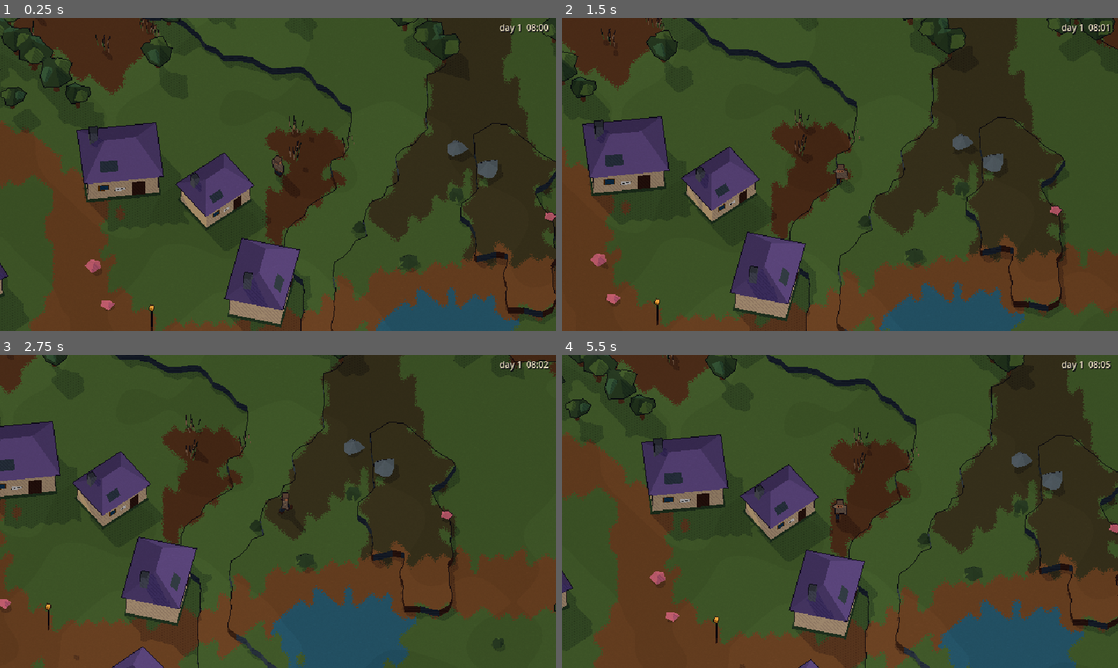
Above: before the commit, frames 1-4 (two rows, left to right).
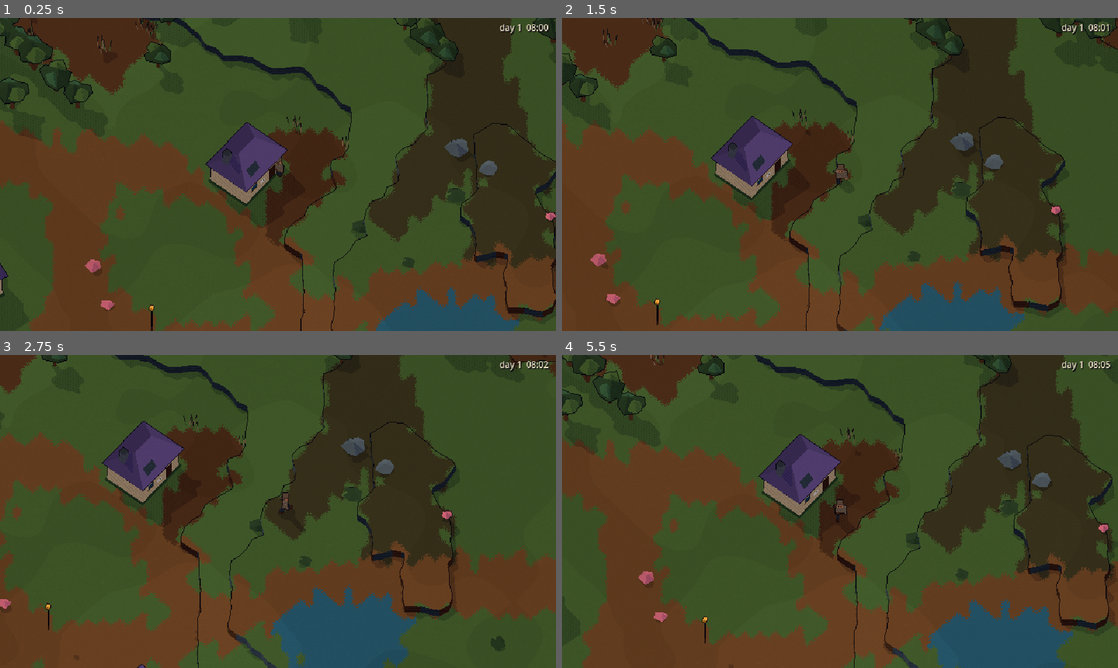
Above: after the commit, the same moments.

Repository: Xaxis/unspent-ortho
Game: Godot game, scene res://src/main.tscn
Two runs of this game, one before a commit and one after it. Both use one fixed random seed, a clock stepped at 60 frames per second and the inputs below.
Inputs:
- Up to frame 1 (0.25 s): no input
- Up to frame 2 (1.5 s): hold D (move_right) 0.53-1.28 s; tap F (lamp) at 0.6 s; hold S (move_down) from 1.28 s (still down); tap Shift (dodge) at 1.35 s
- Up to frame 3 (2.75 s): tap F (lamp) at 1.55, 2.1 s; release S (move_down) at 2.03 s; hold D (move_right) from 2.03 s (still down)
- Up to frame 4 (5.5 s): release D (move_right) at 2.78 s; hold W (move_up) 2.78-3.53 s; tap Space (swing) at 2.85 s; tap F (lamp) at 3.05, 3.6, 4.55, 5.1 s; hold A (move_left) 3.53-5.03 s; tap Shift (dodge) at 4.35 s; hold S (move_down) from 5.03 s (still down)

The runs differ from the first frame. In frame 1, 14% of the frame differs, in the area x 0-100%, y 0-100%; in frame 2, 13%; in frame 3, 11%; in frame 4, 27%.

Commit message:
Put a village in every country and keep them on the island
The mountain countries often got no village, because every site had to be
nearly flat; the Snowfield and a second Moss village now level rough
ground when nothing flatter exists. A village could also land on an islet
or behind a loch where no road reached it. Villages now stand only on the
island, and any village a tree edge failed to join is joined to its
nearest reachable neighbour.

Ecotone islands are warped into tongues instead of round blots, most
islets are low skerries with the odd stack, and the cliff sample stays on
the island. New tests pin threaded determinism at full size, no pits of
sea inside the land, and a coast that is more than grass.

Diff:
--- a/src/core/worldgen/gen_access.gd
+++ b/src/core/worldgen/gen_access.gd
@@ -52,8 +52,8 @@
 	for r in root.size():
 		root[r] = r
 	for e in edges:
-		var ra := _find(root, label[e.x])
-		var rb := _find(root, label[e.y])
+		var ra := find_root(root, label[e.x])
+		var rb := find_root(root, label[e.y])
 		if ra == rb:
 			continue
 		root[ra] = rb
@@ -109,7 +109,7 @@
 	return label
 
 
-static func _find(root: PackedInt32Array, a: int) -> int:
+static func find_root(root: PackedInt32Array, a: int) -> int:
 	while root[a] != a:
 		root[a] = root[root[a]]
 		a = root[a]
--- a/src/core/worldgen/gen_context.gd
+++ b/src/core/worldgen/gen_context.gd
@@ -23,6 +23,8 @@
 ## Tiles inland from the sea (land) or out from the land (sea), smooth.
 var inland: PackedFloat32Array
 var offshore: PackedFloat32Array
+## 1 on land that is not the main island: skerries, stacks, tidal islets.
+var islet: PackedByteArray
 ## Share of land within ~24 tiles: < 0.5 on headlands, > 0.5 in bays.
 var convex: PackedFloat32Array
 var land_rect := Rect2()
--- a/src/core/worldgen/gen_places.gd
+++ b/src/core/worldgen/gen_places.gd
@@ -136,9 +136,9 @@
 	var solid := solid_mask(w)
 	var best := Vector2(-1, -1)
 	var best_rise := 2
-	for y in range(8, w.size - 8, 2):
-		for x in range(8, w.size - 8, 2):
-			if not standable(w, solid, x, y):
+	for y in range(20, w.size - 20, 2):
+		for x in range(20, w.size - 20, 2):
+			if not standable(w, solid, x, y) or not _mainland(w, x, y):
 				continue
 			var i := y * w.size + x
 			var l := w.level[i]
@@ -147,6 +147,16 @@
 				best_rise = rise
 				best = Vector2(x + 0.5, y + 0.5)
 	return best
+
+
+## Mostly land for 20 tiles around: the island, not a stack or a skerry.
+static func _mainland(w: WorldData, x: int, y: int) -> bool:
+	var land := 0
+	for dy in range(-20, 21, 5):
+		for dx in range(-20, 21, 5):
+			if w.level_at(x + dx, y + dy) > 0:
+				land += 1
+	return land >= 45
 
 
 ## The nearest standable tile to p (searching outward), or p itself.
--- a/src/core/worldgen/gen_relief.gd
+++ b/src/core/worldgen/gen_relief.gd
@@ -31,6 +31,7 @@
 	var inland := c.inland
 	var offshore := c.offshore
 	var convex := c.convex
+	var islet := c.islet
 	var elev := PackedFloat32Array()
 	elev.resize(n)
 	c.mark(&"relief.fields")
@@ -75,6 +76,9 @@
 					if d_in < 1.3:
 						headland = 1.0
 					e = lerpf(beach, headland, smoothstep(0.4, 0.62, cl))
+				if islet[i] != 0 and cliffn[i] < 0.25:
+					# Most islets are low skerries; the rest stand as stacks.
+					e = 1.0 + minf(1.6, d_in * 0.35)
 				elev[i] = clampf(e, 1.0, MAX_LEVEL + 0.99)
 	)
 	c.elev = elev
--- a/src/core/worldgen/gen_settle.gd
+++ b/src/core/worldgen/gen_settle.gd
@@ -10,9 +10,9 @@
 ## are graded so every step along them is walkable.
 
 ## Villages wanted per country id (sea, coast, moss, pinewood, snowfield, bonelands, burning).
-const QUOTA: PackedInt32Array = [0, 3, 1, 2, 1, 2, 1]
+const QUOTA: PackedInt32Array = [0, 3, 2, 2, 1, 2, 1]
 const MAX_VILLAGES := 12
-const MIN_VILLAGES := 8
+const MIN_VILLAGES := 10
 const CORE := 9.5
 const APRON := 7.0
 
@@ -63,6 +63,9 @@
 	c.mark(&"settle.blocks")
 	var cands: Array[Vector3] = [] # tile x, tile y, score
 	var relaxed: Array[Vector3] = []
+	# Rough ground is levelled for a village only where nothing better exists
+	# (a mountain country's one outpost).
+	var rough: Array[Vector3] = []
 	for gy in range(1, bw - 1):
 		for gx in range(1, bw - 1):
 			var ks: PackedInt32Array = [(gy - 1) * bw + gx - 1, (gy - 1) * bw + gx, gy * bw + gx - 1, gy * bw + gx]
@@ -77,7 +80,8 @@
 				continue
 			var tx := gx * b
 			var ty := gy * b
-			if w.blend[ty * size + tx] > 0.4:
+			# Villages stand on the island, where a road can reach them.
+			if w.blend[ty * size + tx] > 0.4 or c.islet[ty * size + tx] != 0:
 				continue
 			var near_water := 0.0
 			for dk: Vector2i in [Vector2i(-2, 0), Vector2i(1, 0), Vector2i(0, -2), Vector2i(0, 1)]:
@@ -90,10 +94,13 @@
 				cands.append(Vector3(tx, ty, score + (1.0 if mx == mn else 0.6)))
 			elif mx - mn <= 2:
 				relaxed.append(Vector3(tx, ty, score))
+			elif mx - mn <= 4:
+				rough.append(Vector3(tx, ty, score))
 	var by_score := func(p: Vector3, q: Vector3) -> bool: return p.z > q.z
 	cands.sort_custom(by_score)
 	relaxed.sort_custom(by_score)
-	var gap := maxf(26.0, 64.0 * c.k)
+	rough.sort_custom(by_score)
+	var gap := maxf(26.0, 56.0 * c.k)
 	var chosen: Array[Vector3] = []
 	# The spawn village: as far south as flat coast allows, a short walk from the sea.
 	var r := c.land_rect
@@ -118,7 +125,7 @@
 	var counts := PackedInt32Array()
 	counts.resize(Country.COUNT)
 	counts[Country.COAST] = 1
-	for pool: Array[Vector3] in [cands, relaxed]:
+	for pool: Array[Vector3] in [cands, relaxed, rough]:
 		for cc: int in [Country.MOSS, Country.PINEWOOD, Country.BONELANDS, Country.SNOWFIELD, Country.BURNING, Country.COAST]:
 			for p in pool:
 				if counts[cc] >= QUOTA[cc]:
@@ -291,19 +298,43 @@
 				wt = 0.6
 			grid.set_point_weight_scale(Vector2i(hx, hy), wt)
 	c.mark(&"roads.grid")
+	var root := PackedInt32Array()
+	for j in vs.size():
+		root.append(j)
 	for e in _edges(vs, c.k):
-		var a: Vector2 = vs[e.x].pos
-		var b: Vector2 = vs[e.y].pos
-		var ha := Vector2i(clampi(int(a.x) / 2, 0, hw - 1), clampi(int(a.y) / 2, 0, hw - 1))
-		var hb := Vector2i(clampi(int(b.x) / 2, 0, hw - 1), clampi(int(b.y) / 2, 0, hw - 1))
-		if grid.is_point_solid(ha) or grid.is_point_solid(hb):
+		if _connect(c, grid, hw, e.x, e.y):
+			root[GenAccess.find_root(root, e.x)] = GenAccess.find_root(root, e.y)
+	# A tree edge can fail (a loch in the way, no footing): join any village
+	# still cut off to its nearest neighbour that the road can reach.
+	for j in vs.size():
+		if GenAccess.find_root(root, j) == GenAccess.find_root(root, 0):
 			continue
-		var path := grid.get_id_path(ha, hb)
-		if path.size() < 2:
-			continue
-		for hp in path:
-			grid.set_point_weight_scale(hp, minf(grid.get_point_weight_scale(hp), 0.45))
-		_lay_road(c, path, a, b)
+		var others: Array[Vector2] = []
+		for k in vs.size():
+			if GenAccess.find_root(root, k) != GenAccess.find_root(root, j):
+				others.append(Vector2((vs[k].pos as Vector2).distance_to(vs[j].pos), k))
+		others.sort()
+		for o in others:
+			if _connect(c, grid, hw, j, int(o.y)):
+				root[GenAccess.find_root(root, j)] = GenAccess.find_root(root, int(o.y))
+				break
+
+
+static func _connect(c: GenContext, grid: AStarGrid2D, hw: int, from: int, to: int) -> bool:
+	var vs := c.w.villages
+	var a: Vector2 = vs[from].pos
+	var b: Vector2 = vs[to].pos
+	var ha := Vector2i(clampi(int(a.x) / 2, 0, hw - 1), clampi(int(a.y) / 2, 0, hw - 1))
+	var hb := Vector2i(clampi(int(b.x) / 2, 0, hw - 1), clampi(int(b.y) / 2, 0, hw - 1))
+	if grid.is_point_solid(ha) or grid.is_point_solid(hb):
+		return false
+	var path := grid.get_id_path(ha, hb)
+	if path.size() < 2:
+		return false
+	for hp in path:
+		grid.set_point_weight_scale(hp, minf(grid.get_point_weight_scale(hp), 0.45))
+	_lay_road(c, path, a, b)
+	return true
 
 
 ## A spanning tree over village squares plus a few short loops, as index pairs.
--- a/src/core/worldgen/gen_shape.gd
+++ b/src/core/worldgen/gen_shape.gd
@@ -99,7 +99,7 @@
 	for i in hn:
 		land_h[i] = 1 if lf[i] > 0.0 else 0
 	c.mark(&"shape.quantile")
-	_clean(lf, land_h, hw)
+	var islet_h := _clean(lf, land_h, hw)
 	c.mark(&"shape.clean")
 	# Tiles: bilinear, then a whisper of fine noise right at the waterline so
 	# rock shores crinkle and throw the odd skerry.
@@ -107,6 +107,8 @@
 	var fine := GenFields.sample(GenFields.noise(s, 104, 1.0 / 7.0, 2), size, 1)
 	var land := PackedByteArray()
 	land.resize(c.n)
+	var islet := PackedByteArray()
+	islet.resize(c.n)
 	# The crinkle only where the coast really is: inland the field can lie
 	# close to zero for miles, and noise there would pock the land with pits.
 	var shore_h := PackedByteArray()
@@ -125,11 +127,12 @@
 				var k := hrow + (x >> 1)
 				if shore_h[k] == 0:
 					land[row + x] = land_h[k]
-					continue
-				var h := full[row + x] + fine[row + x] * 0.022
-				if h > 0.0:
+				elif full[row + x] + fine[row + x] * 0.022 > 0.0:
 					land[row + x] = 1
+				if land[row + x] != 0:
+					islet[row + x] = islet_h[k]
 	)
+	c.islet = islet
 	c.land = land
 	# The journey template is laid over the main body's extent, not the islets'.
 	var min_x := size
@@ -220,8 +223,9 @@
 						lf[i] = minf(lf[i], -0.06 - 0.25 * (1.0 - d / radius))
 
 
-## Fill enclosed seas; sink detached land bigger than an islet.
-static func _clean(lf: PackedFloat32Array, land_h: PackedByteArray, hw: int) -> void:
+## Fill enclosed seas; sink detached land bigger than an islet. Returns 1
+## on the islets that stay.
+static func _clean(lf: PackedFloat32Array, land_h: PackedByteArray, hw: int) -> PackedByteArray:
 	var hn := hw * hw
 	var sea := PackedByteArray()
 	sea.resize(hn)
@@ -246,3 +250,8 @@
 		if id >= 0 and id != main and lsizes[id] > islet_cells:
 			land_h[i] = 0
 			lf[i] = -0.04
+	var islets := PackedByteArray()
+	islets.resize(hn)
+	for i in hn:
+		islets[i] = 1 if land_h[i] != 0 and llabels[i] != main else 0
+	return islets
--- a/src/core/worldgen/gen_surface.gd
+++ b/src/core/worldgen/gen_surface.gd
@@ -67,7 +67,13 @@
 	c.mark(&"surface.rise")
 	var big := GenFields.field(GenFields.noise(s, 501, 1.0 / 48.0, 3), size, 8)
 	var mid := GenFields.field(GenFields.noise(s, 502, 1.0 / 16.0, 2), size, 4)
-	var patch := GenFields.field(GenFields.noise(s, 503, 1.0 / 13.0, 3), size, 2)
+	# Ecotone islands: warped, so a neighbour arrives in long tongues and
+	# drifts rather than round blots.
+	var patch_noise := GenFields.noise(s, 503, 1.0 / 20.0, 3)
+	patch_noise.domain_warp_enabled = true
+	patch_noise.domain_warp_amplitude = 18.0
+	patch_noise.domain_warp_frequency = 1.0 / 40.0
+	var patch := GenFields.field(patch_noise, size, 2)
 	c.forest = GenFields.field(GenFields.noise(s, 504, 1.0 / 30.0, 3), size, 4)
 	var forest := c.forest
 	var veins := GenFields.sample(GenFields.noise(s, 505, 1.0 / 24.0, 3), size, 1)
@@ -243,16 +249,14 @@
 					elif down >= 2:
 						g = Ground.LIMESTONE
 					elif bank or rs < -0.45 - pave[i] * 0.3:
-						# Green dales between the pavements.
-						g = Ground.GRASS if gm < 0.35 else Ground.HEATH
+						# Green dales between the pavements, heath up their sides.
+						g = Ground.HEATH if rs > -0.6 and gm > 0.25 else Ground.GRASS
 					elif flat and l >= 3:
 						g = Ground.GRAVEL if absf(veins[i]) < 0.05 else Ground.LIMESTONE
-					elif gb > 0.38:
+					elif gb > 0.5:
 						g = Ground.BONE
-					elif gm > 0.3:
-						g = Ground.HEATH
-					else:
-						g = Ground.LIMESTONE if rs > 0.2 else Ground.GRASS
+					else:
+						g = Ground.LIMESTONE if rs > -0.1 else Ground.GRASS
 				elif cc == BURNING:
 					var dx := x + 0.5 - heart.x
 					var dy := y + 0.5 - heart.y
--- a/tests/core/test_world_gen.gd
+++ b/tests/core/test_world_gen.gd
@@ -40,6 +40,54 @@
 	eq(a.villages.size(), b.villages.size(), "villages")
 	eq(a.rivers.size(), b.rivers.size(), "rivers")
 	eq(a.roads.size(), b.roads.size(), "roads")
+
+
+func test_deterministic_at_full_size_on_worker_threads() -> void:
+	# Per-tile passes run in parallel bands: the same seed must still give the
+	# same world however the bands were scheduled.
+	var a := world(WORLD_SEEDS[0])
+	var b := WorldGen.generate(WORLD_SEEDS[0])
+	check(a.level == b.level, "levels differ")
+	check(a.ground == b.ground, "grounds differ")
+	check(a.country2 == b.country2 and a.blend == b.blend, "ecotones differ")
+	eq(a.props.size(), b.props.size(), "prop count")
+	for i in mini(a.props.size(), b.props.size()):
+		if a.props[i].kind != b.props[i].kind or a.props[i].pos != b.props[i].pos:
+			fail("prop %d differs" % i)
+			break
+
+
+func test_no_pits_in_the_land() -> void:
+	# A lone tile of sea inside the land reads as a hole and grows a beach.
+	for s in WORLD_SEEDS:
+		var w := world(s)
+		var size := w.size
+		var pits := 0
+		for y in range(1, size - 1):
+			for x in range(1, size - 1):
+				var i := y * size + x
+				if w.level[i] <= 0 and w.level[i - 1] > 0 and w.level[i + 1] > 0 and w.level[i - size] > 0 and w.level[i + size] > 0:
+					pits += 1
+		lt(pits, 4, "seed %d one-tile pits of sea inside the land" % s)
+
+
+func test_coast_is_varied_country() -> void:
+	# The first country the player sees is not a lawn: uplands of heath, dunes
+	# and shingle, marsh at the river mouths.
+	for s in WORLD_SEEDS:
+		var w := world(s)
+		var counts := PackedFloat32Array()
+		counts.resize(Ground.COUNT)
+		var total := 0.0
+		for i in w.ground.size():
+			if w.country[i] == Country.COAST and w.level[i] > 0:
+				counts[w.ground[i]] += 1.0
+				total += 1.0
+		lt(counts[Ground.GRASS] / total, 0.7, "seed %d coast grass share" % s)
+		gt(counts[Ground.HEATH] / total, 0.08, "seed %d coast heath share" % s)
+		gt(counts[Ground.SAND] / total, 0.02, "seed %d coast sand share" % s)
+		gt(counts[Ground.MUD] / total, 0.01, "seed %d coast marsh share" % s)
+		gt(counts[Ground.SHINGLE] / total, 0.002, "seed %d coast shingle share" % s)
 
 
 func test_differs_between_seeds() -> void:
